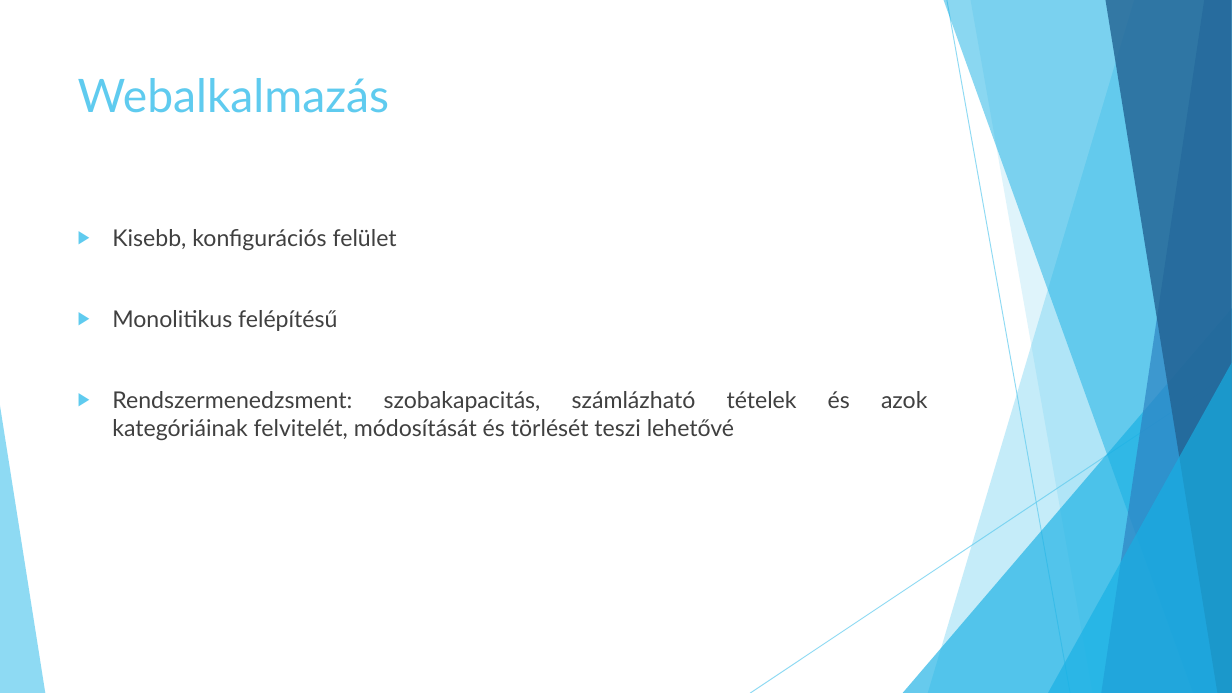
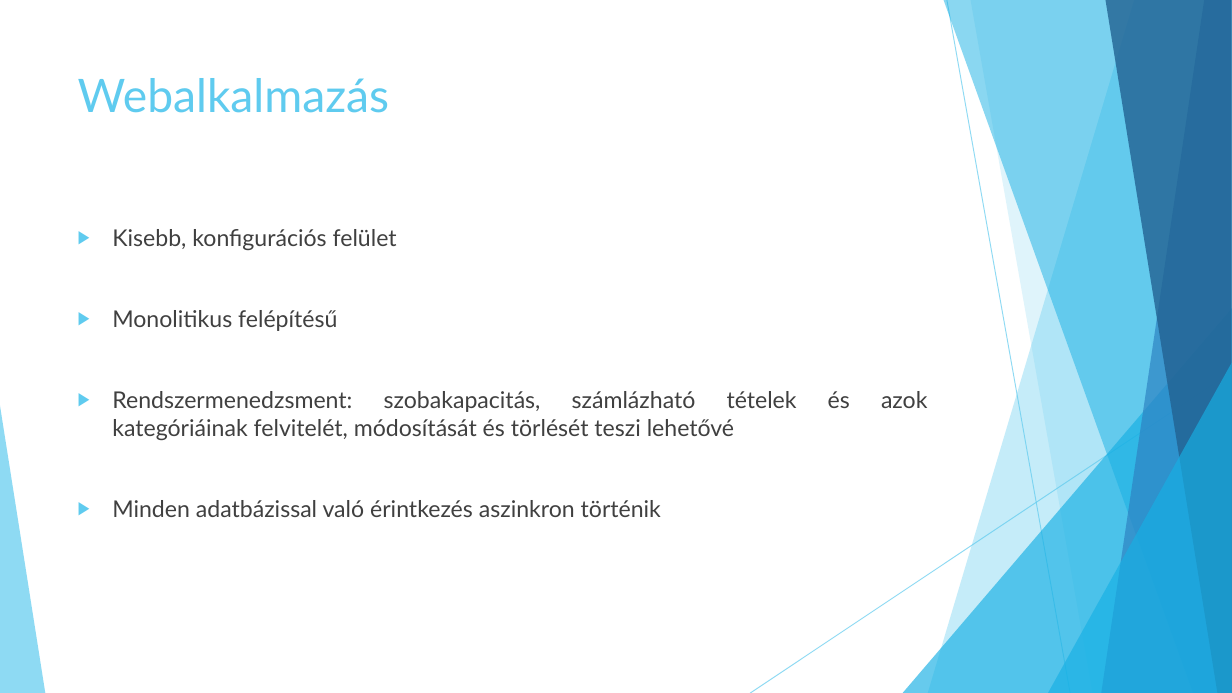
Before and after one commit to jbence1994/Virtual-Receptionist-projection, a slide deck: slide 6 of documentation/VR.pptx. Drawn at 1232x693 pixels with LibreOffice and Linux fonts; fonts in the diff are those of the drawing. Boxes give left, top, right and bottom in pixels: in the first picture for what was removed or moved away, otherwise in the second. Text is boxed around its words. In the diff, an @@ line names an element or a change of style, - is before the commit and + after.

```diff
--- a/documentation/VR.pptx
+++ b/documentation/VR.pptx
@@ text at [112,500,661,517]: paragraph added @@
+▶ Minden adatbázissal való érintkezés aszinkron történik
```
Also in this commit, not shown: 2 other slides changed, 1 slide added, 1 slide removed.
